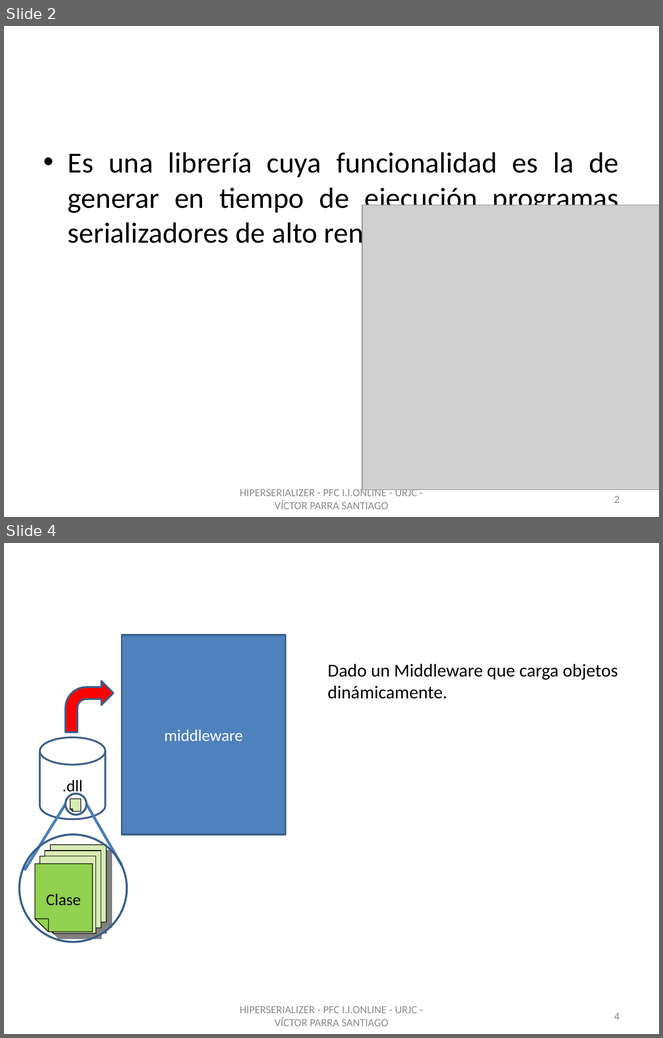
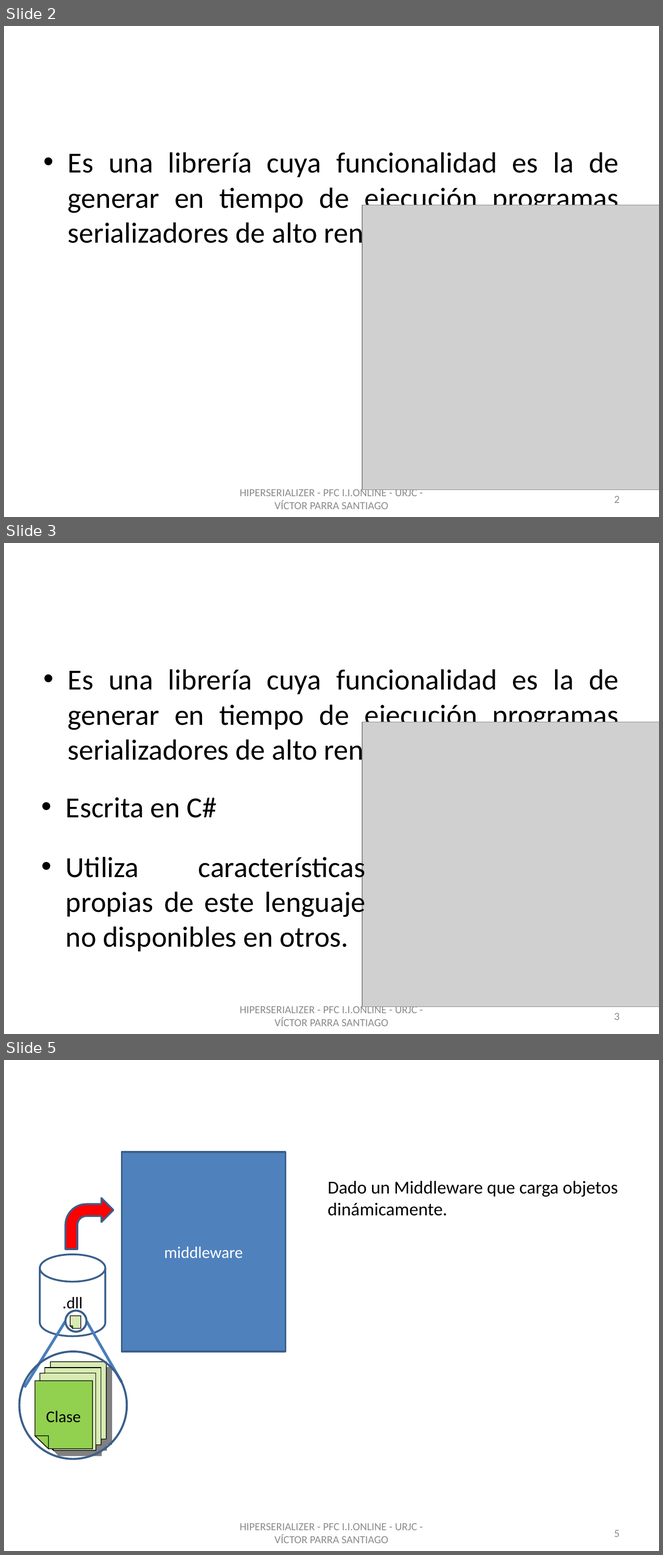
Before and after one commit to vitiparra/ProyectoFinDeCarrera, a slide deck: Memoria/PFC HiperSerializer OK.pptx. Shown one above the other, each under a label of ours: slides 2 and 4 before the commit, slides 2, 3 and 5 after it; the slides between them are not shown. The pictures are 663x1038 and 663x1555 pixels, drawn with LibreOffice and Linux fonts; fonts in the diff are those of the drawing; grey boxes stand for pictures; background and template pictures are left out. Boxes give left, top, right and bottom in pixels: in the first picture for what was removed or moved away, otherwise in the second. Text is boxed around its words. In the diff, an @@ line names an element or a change of style, - is before the commit and + after.

```diff
--- a/Memoria/PFC HiperSerializer OK.pptx
+++ b/Memoria/PFC HiperSerializer OK.pptx
@@ slide 3 added at [4,543,659,1034], background picture (left out) @@
@@ title added at [37,548,626,630], 44 pt, text #FFFFFF @@
+HIPERSERIALIZER
@@ text added at [68,669,619,767], 32 pt, text #000000 @@
+• Es una librería cuya funcionalidad es la de generar en tiempo de ejecución programas serializadores de alto rendimiento.
@@ picture added at [362,722,659,1007] @@
@@ text added at [66,797,217,818], 32 pt, text #000000 @@
+• Escrita en C#
@@ text added at [66,853,366,952], 32 pt, text #000000 @@
+• Utiliza características propias de este lenguaje no disponibles en otros.
@@ text added at [240,1005,417,1027], 12 pt, text #8C8C8C @@
+HIPERSERIALIZER - PFC I.I.ONLINE - URJC - VÍCTOR PARRA SANTIAGO
@@ page number added at [614,1013,620,1020], 12 pt, text #8C8C8C @@
+3
@@ what was slide 4 is now slide 5 @@
@@ page number at [614,1530,620,1537]: text changed @@
-4
+5
```
Also in this commit, not shown: 23 slides changed, 4 other slides added, 2 other files.
